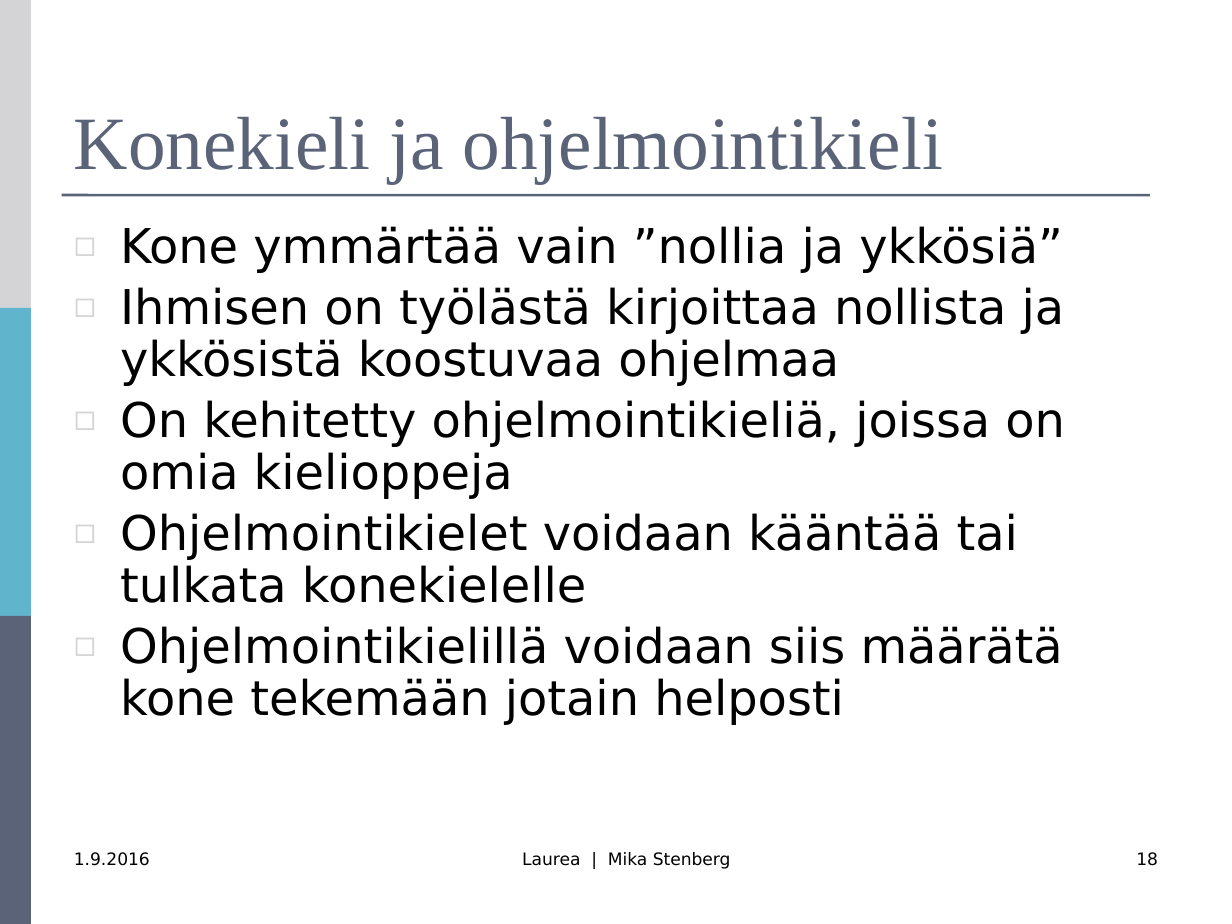
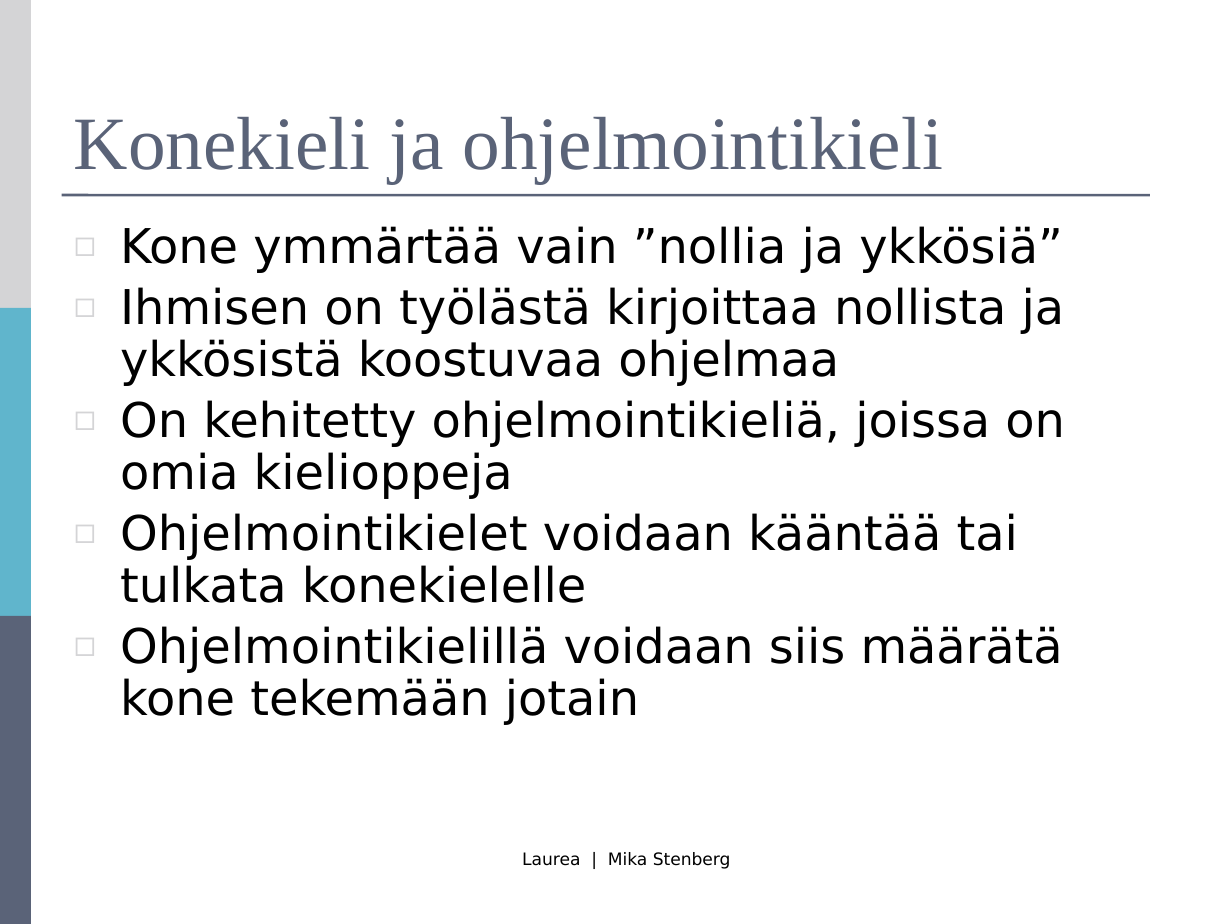
Before and after one commit to mjstenbe/OO_2017, a slide deck: slide 18 of Lecture materials (Antonius)/R0027-Luento-1-Intro.pptx. Drawn at 1232x924 pixels with LibreOffice and Linux fonts; fonts in the diff are those of the drawing. Boxes give left, top, right and bottom in pixels: in the first picture for what was removed or moved away, otherwise in the second. Text is boxed around its words. In the diff, an @@ line names an element or a change of style, - is before the commit and + after.

```diff
--- a/Lecture materials (Antonius)/R0027-Luento-1-Intro.pptx
+++ b/Lecture materials (Antonius)/R0027-Luento-1-Intro.pptx
@@ text at (120,626,1063,725): text changed @@
-◻ Ohjelmointikielillä voidaan siis määrätä kone tekemään jotain helposti
+◻ Ohjelmointikielillä voidaan siis määrätä kone tekemään jotain
@@ text removed at (74,852,150,866) @@
-1.9.2016
@@ page number removed at (1136,852,1158,866) @@
-18
```
Also in this commit, not shown: 32 other slides changed, 5 other files.
